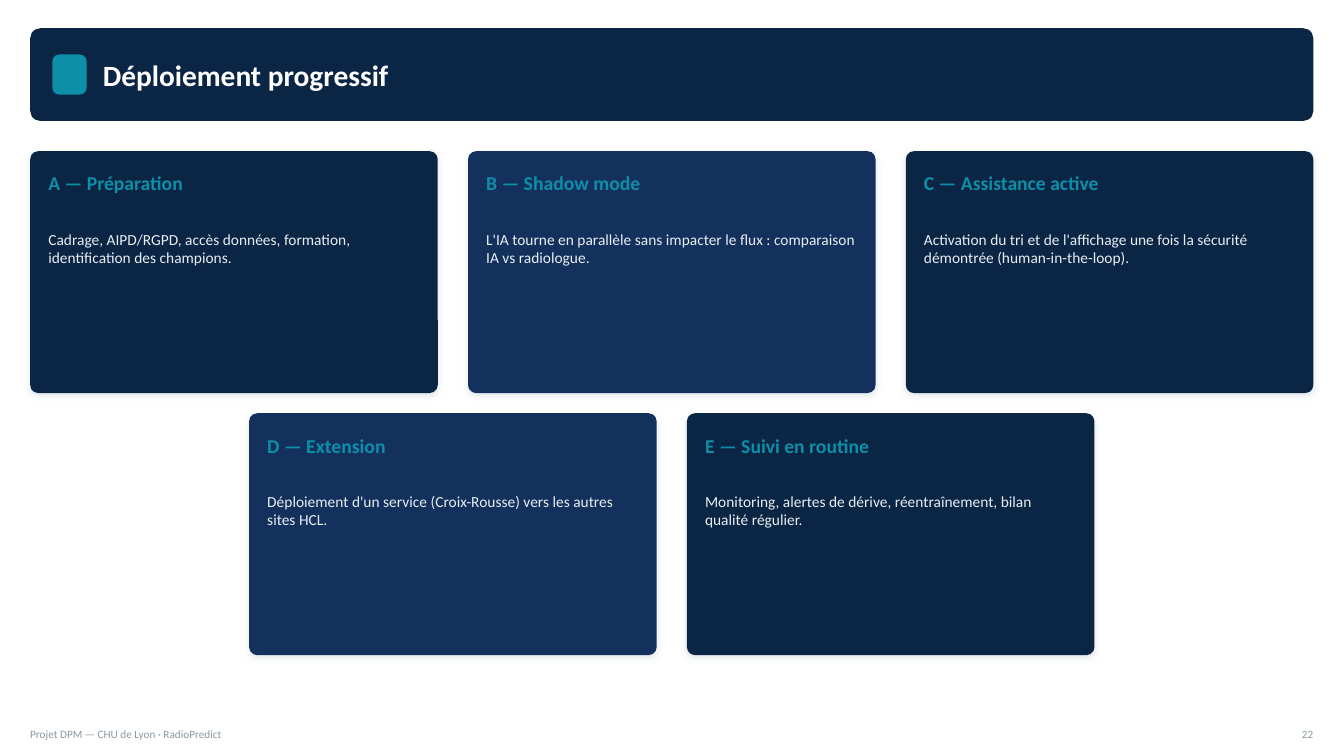
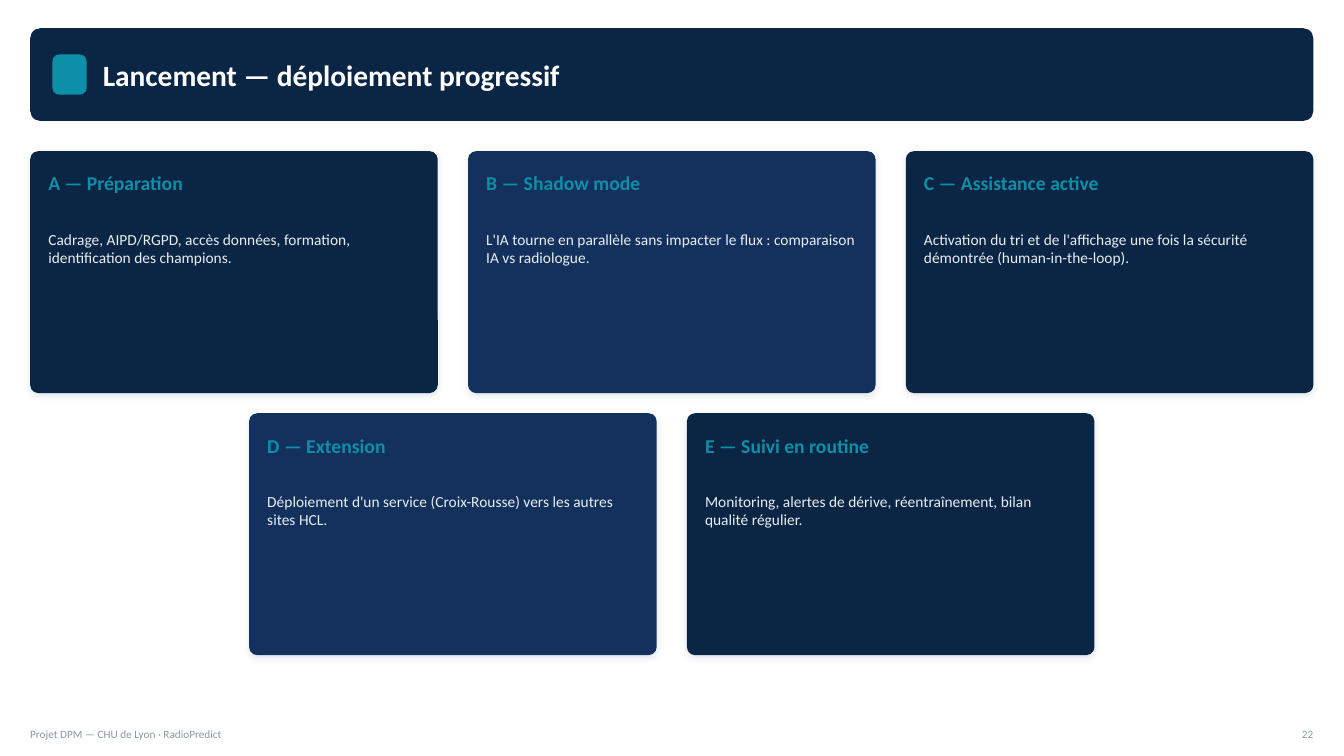
Before and after one commit to nibelune/Projet-DPM-CHU-Lyon, a slide deck: slide 22 of Deck_DPM_CHU_Lyon.pptx. Drawn at 1344x756 pixels with LibreOffice and Linux fonts; fonts in the diff are those of the drawing. Boxes give left, top, right and bottom in pixels: in the first picture for what was removed or moved away, otherwise in the second. Text is boxed around its words. In the diff, an @@ line names an element or a change of style, - is before the commit and + after.

```diff
--- a/Deck_DPM_CHU_Lyon.pptx
+++ b/Deck_DPM_CHU_Lyon.pptx
@@ text at [103, 65, 559, 91]: text changed @@
-Déploiement progressif
+Lancement — déploiement progressif
```
Also in this commit, not shown: 3 other slides changed, 3 slides added, 1 other file.
